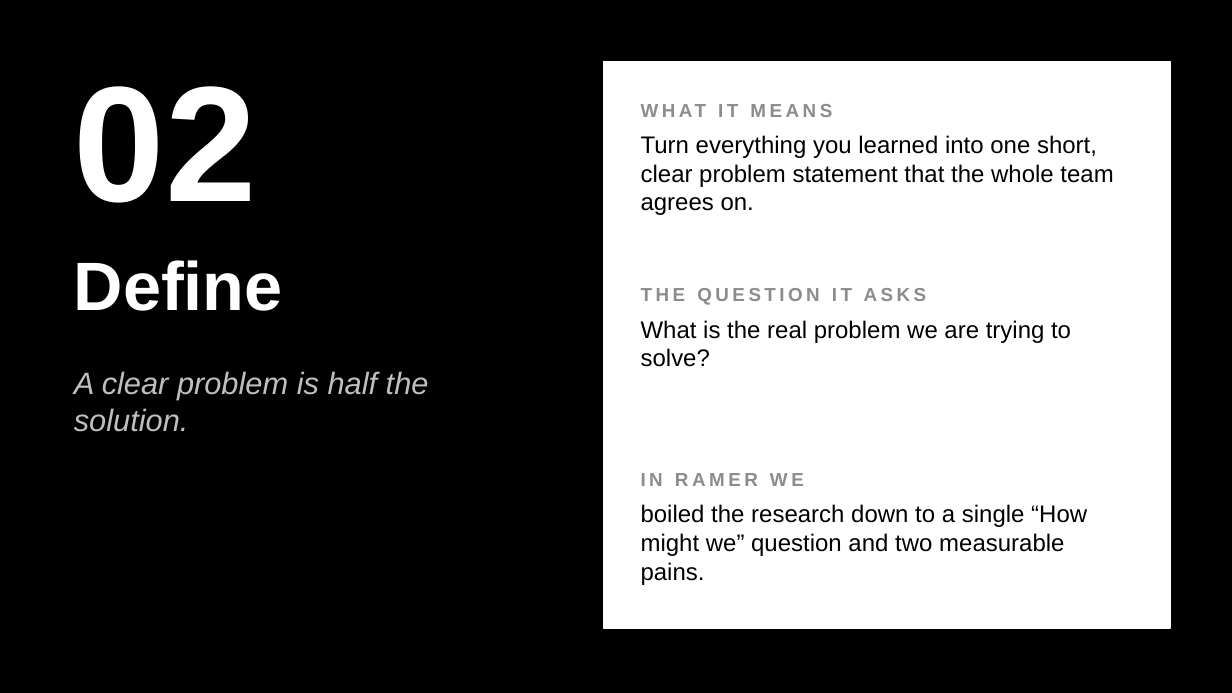
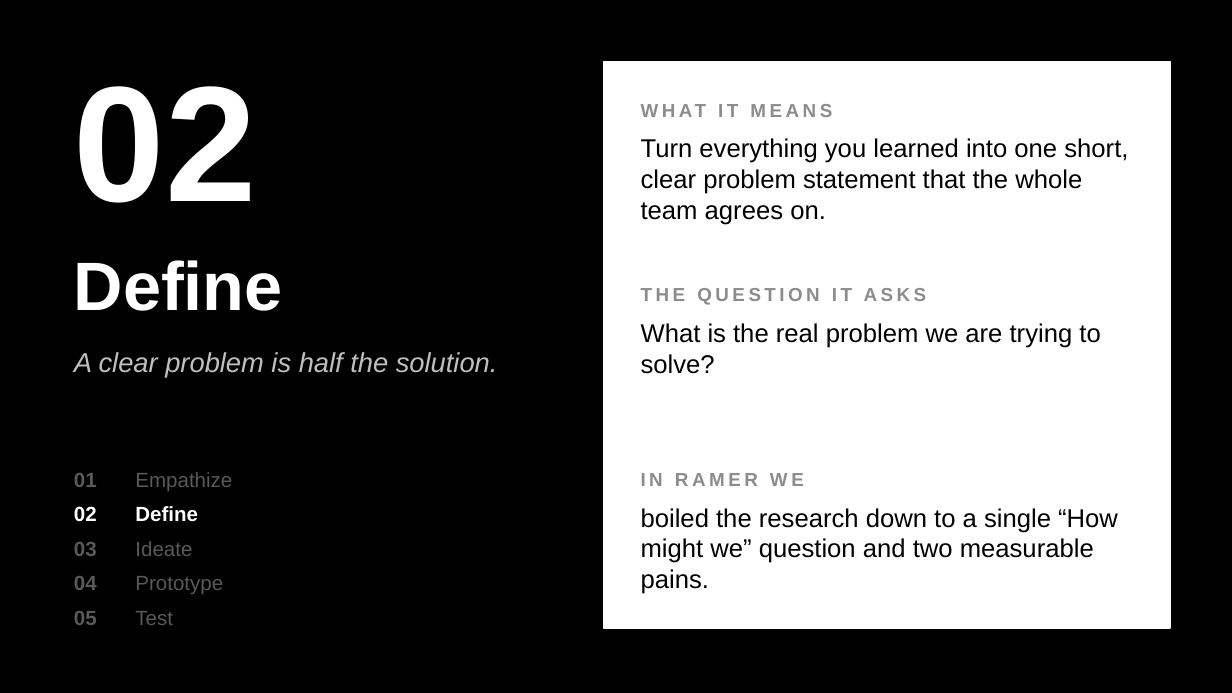
Before and after one commit to DrNeel11/tvarin, a slide deck: slide 7 of docs/Ramer_Design_Thinking.pptx. Drawn at 1232x693 pixels with LibreOffice and Linux fonts; fonts in the diff are those of the drawing. Boxes give left, top, right and bottom in pixels: in the first picture for what was removed or moved away, otherwise in the second. Text is boxed around its words. In the diff, an @@ line names an element or a change of style, - is before the commit and + after.

```diff
--- a/docs/Ramer_Design_Thinking.pptx
+++ b/docs/Ramer_Design_Thinking.pptx
@@ text "A clear problem is half ...": place and size @@
-text "A clear problem is half ..." at (74, 371, 429, 432)
+text "A clear problem is half ..." at (74, 352, 498, 377)
@@ text "A clear problem is half ..." at (74, 352, 498, 377): size 18 to 16 pt @@
@@ text added at (74, 473, 97, 487), 12 pt, text #595959, bold @@
+01
@@ text added at (135, 472, 232, 491), 12 pt, text #595959 @@
+Empathize
@@ text added at (74, 506, 97, 522), 12 pt, text #FFFFFF, bold @@
+02
@@ text added at (135, 506, 198, 522), 12 pt, text #FFFFFF, bold @@
+Define
@@ size 14 to 15 pt in 3 elements at (641, 138, 1128, 225), (641, 323, 1100, 374), (641, 508, 1118, 594) @@
@@ text added at (74, 542, 97, 556), 12 pt, text #595959, bold @@
+03
@@ text added at (135, 541, 192, 556), 12 pt, text #595959 @@
+Ideate
@@ text added at (74, 576, 97, 590), 12 pt, text #595959, bold @@
+04
@@ text added at (135, 576, 223, 594), 12 pt, text #595959 @@
+Prototype
@@ text added at (74, 611, 97, 625), 12 pt, text #595959, bold @@
+05
@@ text added at (135, 611, 173, 625), 12 pt, text #595959 @@
+Test
```
Also in this commit, not shown: 10 other slides changed.
